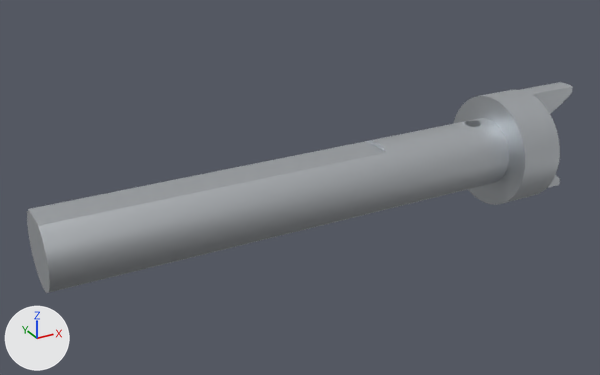
One commit to the glTF model BJ_OUTERRACE/Caulking_/Caulking_.glb: the scene before it, then after it.
The view is the same before and after, from a 50 mm camera at (-0.1161, -0.1341, 0.0676) aimed at (-0.0404, 0.0037, -0.0013). Lighting does not change. The marker at lower left points along +X, +Y and +Z. The first picture is the older version.

The scene before the commit, as lines of its bpy script (objects in view):
```python
me_caulking = bpy.data.meshes.new('Caulking_')
me_caulking.from_pydata(...)  # 201 vertices, 402 faces; spans x -0.0942..0.0058, y -0.0075..0.0075, z -0.008..0.007
me_caulking.materials.append(mat_opaque_255_255_255)  # light grey #d0d4d8
me_caulking__002 = bpy.data.meshes.new('Caulking_.002')
me_caulking__002.from_pydata(...)  # 241 vertices, 478 faces; spans x -0.0032..0.0283, y -0.0125..0.0125, z -0.013..0.012
me_caulking__002.materials.append(mat_opaque_255_255_255)  # light grey #d0d4d8
ob_caulking = bpy.data.objects.new('Caulking_', me_caulking)
ob_caulking.location = (0.0, 0.0, 0.0)
ob_caulking__001 = bpy.data.objects.new('Caulking_.001', me_caulking__002)
ob_caulking__001.location = (0.0, 0.0, 0.0)
```
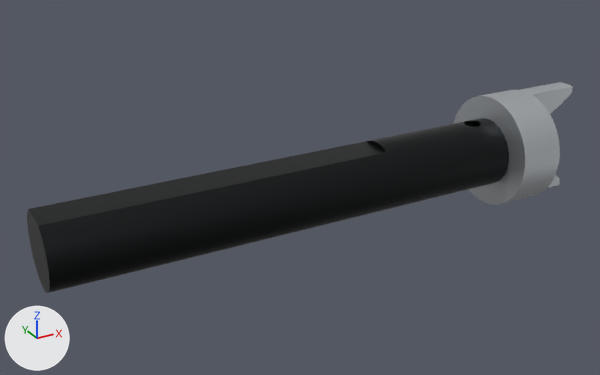
Pixel boxes (x1, y1, x2, y2) of what changed, in the pictures (600 x 375 px):
```json
{"object": "Caulking_", "change": "recoloured", "before": [27, 118, 509, 293], "after": [27, 118, 509, 293], "on screen": "light grey to black"}
```

Scene script edits in JSON lines:
```json
{"op": "add", "block": "mat_opaque_255_255_255__001", "code": ["mat_opaque_255_255_255__001 = principled_material('Opaque(255,255,255).001')", "mat_opaque_255_255_255__001.base_color = (0.0252, 0.0273, 0.0284)  # black #2c2e2f", "mat_opaque_255_255_255__001.metallic = 1.0", "mat_opaque_255_255_255__001.roughness = 0.4"]}
{"block": "me_caulking", "where": "me_caulking.from_pydata(...)  # 201 vertices, 402 faces; spans x -0.0942..0.0058, y -0.0075..0.0075, z -0.008..0.007"}
{"op": "remove", "block": "me_caulking", "code": "me_caulking.materials.append(mat_opaque_255_255_255)  # light grey #d0d4d8"}
{"op": "add", "block": "me_caulking", "code": "me_caulking.materials.append(mat_opaque_255_255_255__001)  # black #2c2e2f"}
```
